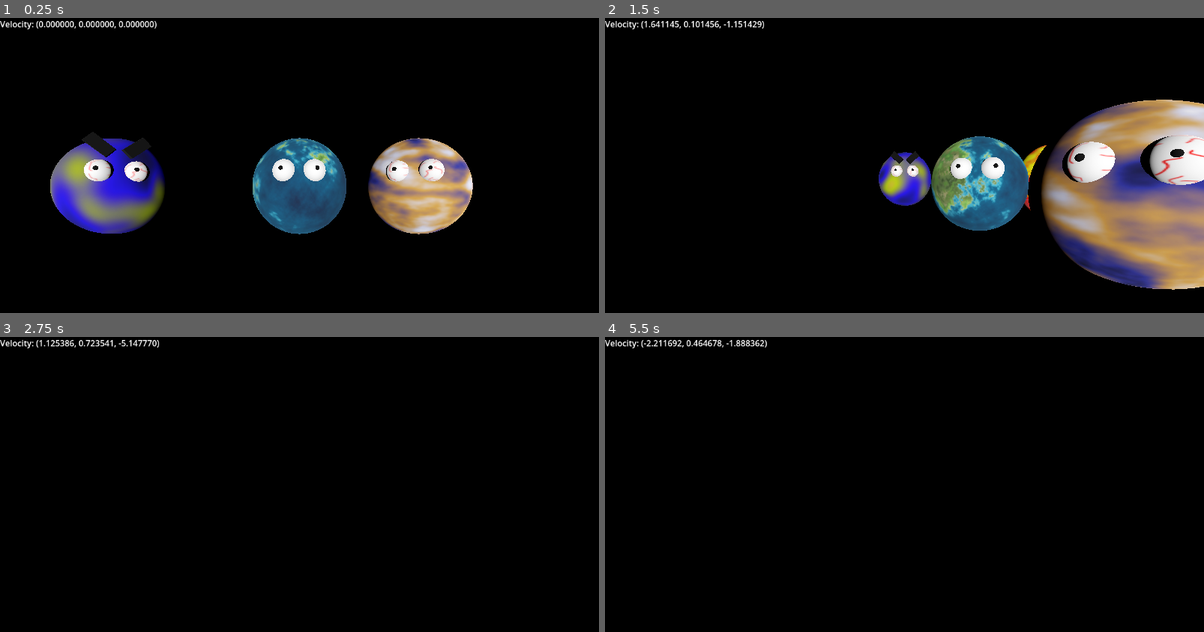
Above: before the commit, frames 1-4 (two rows, left to right).
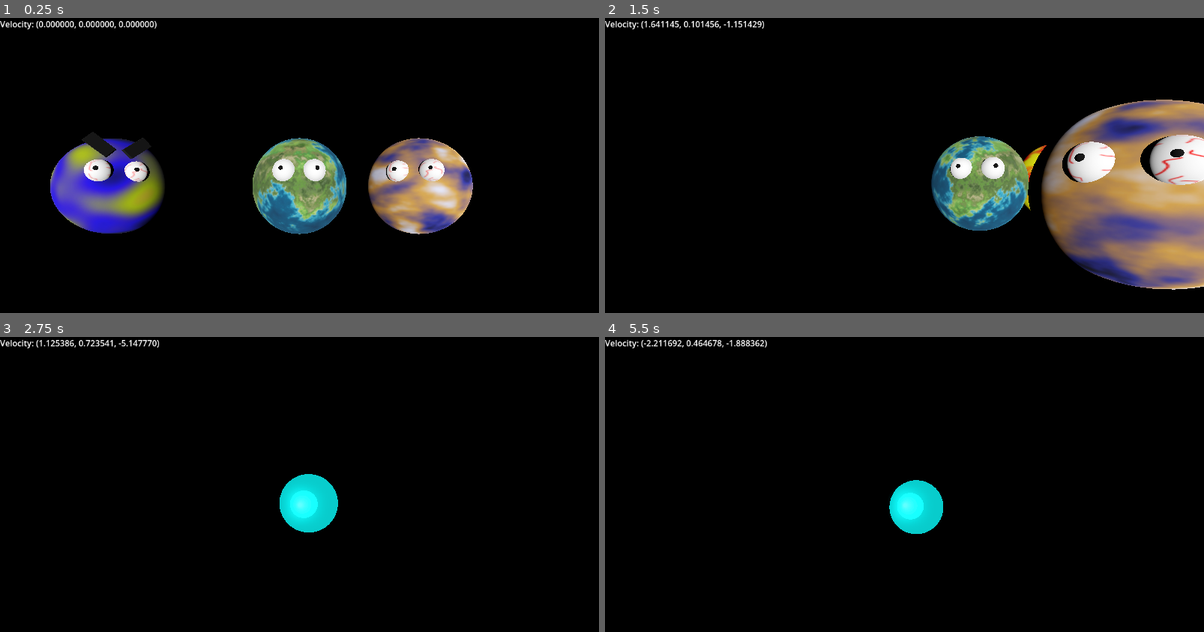
Above: after the commit, the same moments.

Repository: partkyle/godot-sparpg
Game: Godot game, scene res://game.tscn
Same seed, same stepped clock (60 frames per second), same inputs: the game is played once before the commit and once after it.
Inputs (mouse positions are in pixels of both pictures, inside the frame that each line leads up to):
- Up to frame 1 (0.25 s): no input
- Up to frame 2 (1.5 s): move the mouse to (934, 186) at 0.52 s; press the mouse at (934, 186) at 0.53 s; hold E (accelerate) from 0.53 s (still down); move the mouse to (874, 186) at 1.27 s; release the mouse at (874, 186) at 1.28 s; tap Q (decelerate) at 1.35 s
- Up to frame 3 (2.75 s): keep holding E (accelerate); click (269, 505) at 1.55 s; move the mouse to (311, 499) at 2.02 s; press the mouse at (311, 499) at 2.03 s
- Up to frame 4 (5.5 s): keep holding E (accelerate); move the mouse to (898, 511) at 2.77 s; release the mouse at (898, 511) at 2.78 s; click (898, 511) at 2.85 s; move the mouse to (946, 508) at 3.52 s; hold Q (decelerate) 3.53-4.28 s; click (946, 508) at 3.8 s; move the mouse to (856, 502) at 4.27 s; click (856, 502) at 4.35 s; move the mouse to (910, 505) at 5.02 s; press the mouse at (910, 505) at 5.03 s

The runs differ from the first frame. In frame 1, 8.9% of the frame differs, in the area x 8-79%, y 40-74%; in frame 2, 14%, in the area x 45-100%, y 27-93%; in frame 3, 1.5%; in frame 4, 1.3%.

Commit message:
imma firin muh laser

Diff:
--- /dev/null
+++ b/entities/laser/laser.gd
@@ -0,0 +1,34 @@
+extends Node3D
+class_name Laser
+
+static var scn := preload("res://entities/laser/laser.tscn")
+
+@export var speed := 50.0
+@export var velocity := Vector3.ZERO
+
+var total_dist := 0.0
+
+static func create(container: Node, pos: Vector3, v: Vector3, b: Basis):
+	var e = scn.instantiate()
+	e.position = pos
+	e.basis = b
+	e.velocity = v
+	container.add_child(e)
+
+func _ready() -> void:
+	velocity += -basis.z * speed
+
+func _physics_process(delta: float) -> void:
+	var dist := delta * speed
+	total_dist += dist
+
+	if total_dist > 20.0:
+		queue_free()
+		return
+
+	global_position += velocity * delta
+
+func _on_area_3d_area_entered(area: Area3D) -> void:
+	if area.get_parent() is Planet:
+		area.get_parent().queue_free()
+		queue_free()
--- /dev/null
+++ b/entities/laser/laser.tscn
@@ -0,0 +1,34 @@
+[gd_scene load_steps=5 format=3 uid="uid://bawlbay0j8ixw"]
+
+[ext_resource type="Script" uid="uid://bvgf1ykuwevln" path="res://entities/laser/laser.gd" id="1_43yiu"]
+
+[sub_resource type="StandardMaterial3D" id="StandardMaterial3D_43yiu"]
+transparency = 1
+albedo_color = Color(0.275, 15.301, 20.765, 0.167)
+
+[sub_resource type="CylinderMesh" id="CylinderMesh_co2w2"]
+material = SubResource("StandardMaterial3D_43yiu")
+top_radius = 0.1
+bottom_radius = 0.1
+height = 1.0
+
+[sub_resource type="CylinderShape3D" id="CylinderShape3D_oukfv"]
+height = 1.0
+radius = 0.1
+
+[node name="Laser" type="Node3D"]
+script = ExtResource("1_43yiu")
+
+[node name="Node3D" type="Node3D" parent="."]
+transform = Transform3D(1, 0, 0, 0, -4.37114e-08, 1, 0, -1, -4.37114e-08, 0, 0, -0.5)
+
+[node name="MeshInstance3D" type="MeshInstance3D" parent="Node3D"]
+mesh = SubResource("CylinderMesh_co2w2")
+skeleton = NodePath("../..")
+
+[node name="Area3D" type="Area3D" parent="Node3D"]
+
+[node name="CollisionShape3D" type="CollisionShape3D" parent="Node3D/Area3D"]
+shape = SubResource("CylinderShape3D_oukfv")
+
+[connection signal="area_entered" from="Node3D/Area3D" to="." method="_on_area_3d_area_entered"]
--- a/entities/player/player.gd
+++ b/entities/player/player.gd
@@ -9,12 +9,10 @@
 @export var rotation_speed := Vector2(0.02, 0.02)
 @export var stick_rotation_speed := rotation_speed * 2.0
 
-@onready var laser: RayCast3D = $Laser
 
 func _physics_process(delta: float) -> void:
-	if Input.is_action_just_pressed("shoot"):
-		if laser.is_colliding():
-			laser.get_collider().get_parent().queue_free()
+	if Input.is_action_pressed("shoot"):
+		Laser.create(get_tree().root, self.global_position, self.velocity, self.basis)
 
 	var direction = Input.get_vector("move_left", "move_right", "move_down", "move_up")
 
--- a/game.tscn
+++ b/game.tscn
@@ -8,17 +8,20 @@
 [ext_resource type="Script" uid="uid://1j332kbulav0" path="res://mouse_handler.gd" id="6_j5wjh"]
 [ext_resource type="Script" uid="uid://cdmhq7sxrmkuv" path="res://ui/ui.gd" id="6_ryrav"]
 [ext_resource type="Theme" uid="uid://cpddxkl67rvai" path="res://ui/ui_theme.tres" id="7_eow3j"]
-
-[sub_resource type="ProceduralSkyMaterial" id="ProceduralSkyMaterial_7jktm"]
-sky_horizon_color = Color(0.662243, 0.671743, 0.686743, 1)
-ground_horizon_color = Color(0.662243, 0.671743, 0.686743, 1)
-
-[sub_resource type="Sky" id="Sky_ryrav"]
-sky_material = SubResource("ProceduralSkyMaterial_7jktm")
-
-[sub_resource type="Environment" id="Environment_eow3j"]
-background_mode = 1
-sky = SubResource("Sky_ryrav")
+[ext_resource type="PackedScene" uid="uid://bawlbay0j8ixw" path="res://entities/laser/laser.tscn" id="9_vef74"]
+
+[sub_resource type="ProceduralSkyMaterial" id="ProceduralSkyMaterial_hve3p"]
+sky_top_color = Color(0, 0, 0, 1)
+sky_horizon_color = Color(0, 0, 0, 1)
+ground_bottom_color = Color(0, 0, 0, 1)
+ground_horizon_color = Color(0, 0, 0, 1)
+
+[sub_resource type="Sky" id="Sky_mfdv2"]
+sky_material = SubResource("ProceduralSkyMaterial_hve3p")
+
+[sub_resource type="Environment" id="Environment_iotsf"]
+background_mode = 2
+sky = SubResource("Sky_mfdv2")
 tonemap_mode = 2
 glow_enabled = true
 
@@ -151,15 +154,15 @@
 [node name="Game" type="Node3D"]
 
 [node name="WorldEnvironment" type="WorldEnvironment" parent="."]
-environment = SubResource("Environment_eow3j")
+environment = SubResource("Environment_iotsf")
 
 [node name="Planet" type="Node3D" parent="." node_paths=PackedStringArray("player")]
-transform = Transform3D(-0.773404, 0, -0.633913, 0, 1, 0, 0.633913, 0, -0.773404, -1.91784, 0, 1.31947)
+transform = Transform3D(-0.773403, 0, -0.633914, 0, 1, 0, 0.633914, 0, -0.773403, -1.91784, 0, 1.31947)
 script = ExtResource("1_80nbo")
 player = NodePath("../Player")
 
 [node name="MeshInstance3D" type="MeshInstance3D" parent="Planet"]
-transform = Transform3D(0.706031, 0, 0.685476, 0, 1, 0, -0.685476, 0, 0.706031, 0, 0, 0)
+transform = Transform3D(-0.964412, 0, 0.197317, 0, 1, 0, -0.197317, 0, -0.964412, 0, 0, 0)
 mesh = SubResource("SphereMesh_vef74")
 
 [node name="Eyes" type="Node3D" parent="Planet"]
@@ -199,12 +202,12 @@
 shape = SubResource("SphereShape3D_fc0e3")
 
 [node name="Planet2" type="Node3D" parent="." node_paths=PackedStringArray("player")]
-transform = Transform3D(-1, 0, -8.74228e-08, 0, 1, 0, 8.74228e-08, 0, -1, 0, 0, 1.32246)
+transform = Transform3D(-1, 0, 1.50996e-07, 0, 1, 0, -1.50996e-07, 0, -1, 0, 0, 1.32246)
 script = ExtResource("1_80nbo")
 player = NodePath("../Player")
 
 [node name="MeshInstance3D" type="MeshInstance3D" parent="Planet2"]
-transform = Transform3D(0.706031, 0, 0.685476, 0, 1, 0, -0.685476, 0, 0.706031, 0, 0, 0)
+transform = Transform3D(-0.964412, 0, 0.197317, 0, 1, 0, -0.197317, 0, -0.964412, 0, 0, 0)
 mesh = SubResource("SphereMesh_mfdv2")
 
 [node name="Eyes" type="Node3D" parent="Planet2"]
@@ -241,7 +244,7 @@
 player = NodePath("../Player")
 
 [node name="MeshInstance3D" type="MeshInstance3D" parent="Planet3"]
-transform = Transform3D(0.706031, 0, 0.685476, 0, 1, 0, -0.685476, 0, 0.706031, 0, 0, 0)
+transform = Transform3D(-0.964412, 0, 0.197317, 0, 1, 0, -0.197317, 0, -0.964412, 0, 0, 0)
 mesh = SubResource("SphereMesh_x5p1p")
 
 [node name="Eyes" type="Node3D" parent="Planet3"]
@@ -273,13 +276,13 @@
 shape = SubResource("SphereShape3D_fc0e3")
 
 [node name="Sun" type="Node3D" parent="." node_paths=PackedStringArray("player")]
-transform = Transform3D(-1, 0, -8.74228e-08, 0, 1, 0, 8.74228e-08, 0, -1, 0, 0, 0)
+transform = Transform3D(-1, 0, 1.50996e-07, 0, 1, 0, -1.50996e-07, 0, -1, 0, 0, 0)
 script = ExtResource("1_80nbo")
 rotation_speed = 0.2
 player = NodePath("../Player")
 
 [node name="MeshInstance3D" type="MeshInstance3D" parent="Sun"]
-transform = Transform3D(-0.554101, 0, -0.836606, 0, 1, 0, 0.836606, 0, -0.554101, 0, 0, 0)
+transform = Transform3D(-0.990531, 0, -0.162887, 0, 1, 0, 0.162887, 0, -0.990531, 0, 0, 0)
 mesh = SubResource("SphereMesh_80cx4")
 
 [node name="Area3D" type="Area3D" parent="Sun"]
@@ -297,12 +300,6 @@
 [node name="Camera3D" type="Camera3D" parent="Player"]
 
 [node name="DirectionalLight3D" type="DirectionalLight3D" parent="Player"]
-
-[node name="Laser" type="RayCast3D" parent="Player"]
-target_position = Vector3(0, 0, -100)
-collide_with_areas = true
-collide_with_bodies = false
-debug_shape_custom_color = Color(0.876179, 0.18808, 0.403168, 1)
 
 [node name="MouseHandler" type="Node" parent="."]
 script = ExtResource("6_j5wjh")
@@ -325,3 +322,6 @@
 
 [node name="Velocity" type="Label" parent="UI/Control/VBoxContainer"]
 layout_mode = 2
+
+[node name="Laser" parent="." instance=ExtResource("9_vef74")]
+transform = Transform3D(1, 0, 0, 0, 1, 0, 0, 0, 1, 2.13698, 0, 3.38925)
Not shown, added: entities/laser/laser.gd.uid
Not shown: 1 places in game.tscn that only renumber resources
